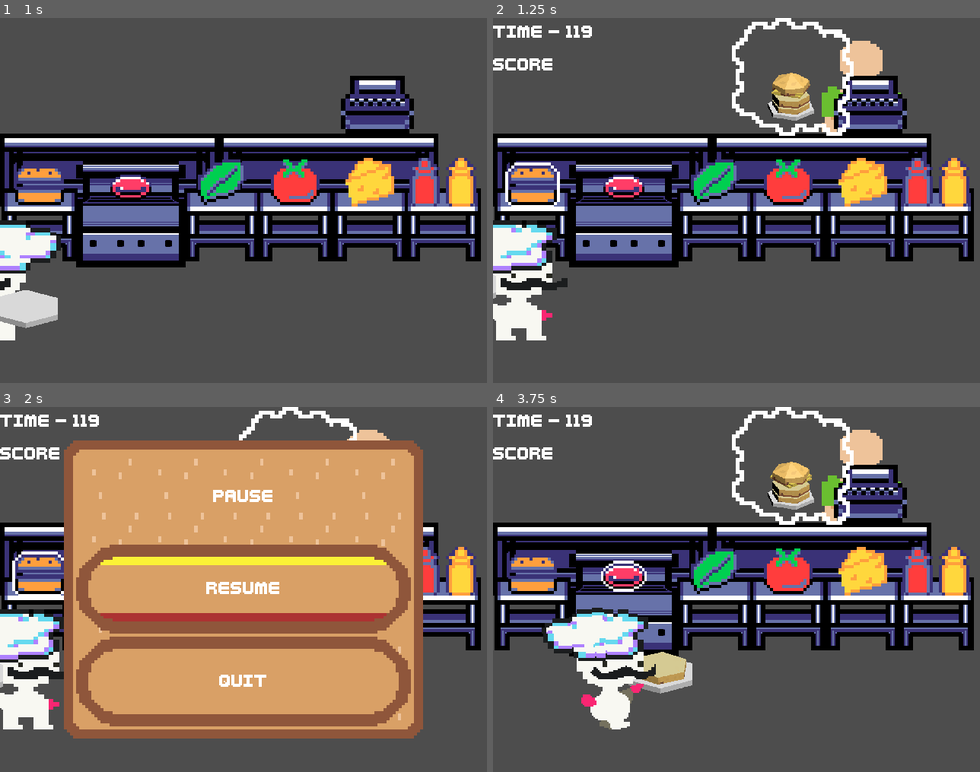
Above: before the commit, frames 1-4 (two rows, left to right).
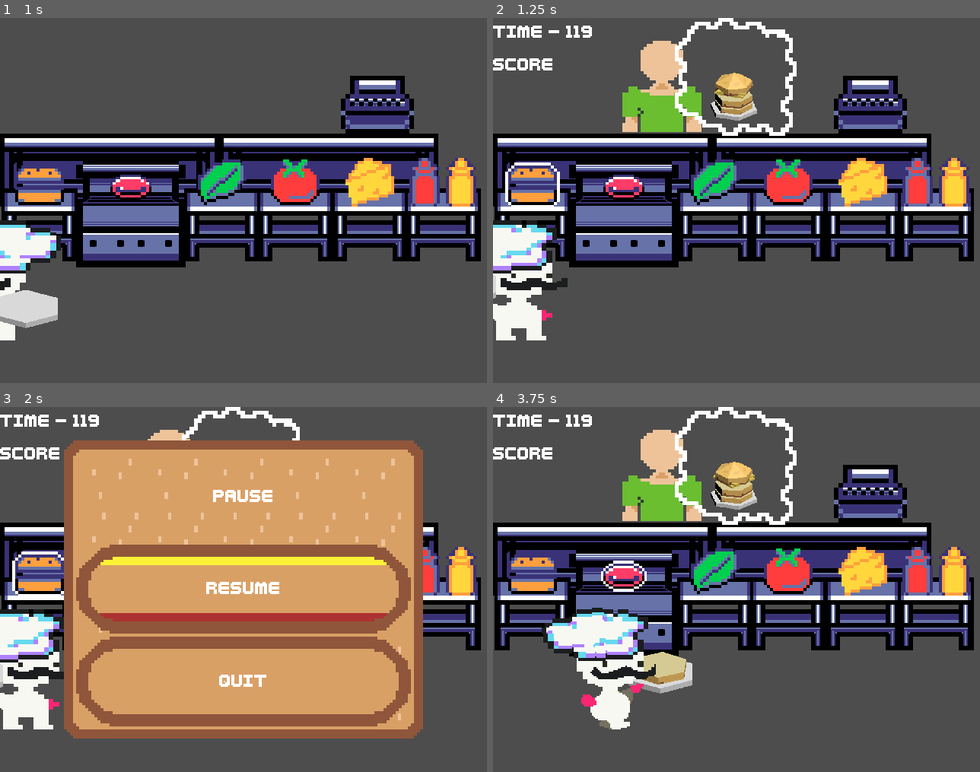
Above: after the commit, the same moments.

Repository: LettucePie/burgert
Game: Godot game, scene res://scenes/play.tscn
Two runs of this game, one before a commit and one after it. Both use one fixed random seed, a clock stepped at 60 frames per second and the inputs below.
Inputs:
- Up to frame 1 (1 s): click "Play" at 0.5 s
- Up to frame 2 (1.25 s): no input
- Up to frame 3 (2 s): tap Enter (menu) at 1.25 s; hold Right (right) from 1.28 s (still down); tap Z (confirm) at 1.35 s
- Up to frame 4 (3.75 s): release Right (right) at 2.03 s; hold Down (down) 2.03-2.75 s; tap C (special1) at 2.1 s; click "RESUME" at 2.75 s; hold Right (right) from 3.53 s (still down); tap Z (confirm) at 3.6 s

Frame 1 is identical in both runs. In frame 2, 7.4% of the frame differs, in the area x 26-84%, y 0-33%; in frame 3, 1.2%; in frame 4, 7.5%.

Commit message:
added line target

Diff:
--- a/scenes/game/game.gd
+++ b/scenes/game/game.gd
@@ -58,8 +58,7 @@
 func make_new_order():
 	current_order.clear()
 	current_order = generate_order(1)
-	#current_order_position = randi_range(0, 3)
-	current_order_position = 3
+	current_order_position = randi_range(0, 3)
 	hud.push_burger_build(current_order, current_order_position)
 	chef.order_size = current_order.size()
 	print("TODO replace with throw-away burger anim + function")
@@ -107,4 +106,8 @@
 
 
 func _on_chef_submit_burger():
-	print("Submit Target on correct spot: ", submit.current_area_idx == current_order_position)
+	if submit.current_area_idx == current_order_position:
+		print("Successful Throw")
+	else:
+		print("Failed Throw")
+	chef.current_burger.refresh_plate()
--- a/scenes/game/game.tscn
+++ b/scenes/game/game.tscn
@@ -40,6 +40,7 @@
 shape = SubResource("CircleShape2D_p5ec3")
 
 [node name="Line2D" type="Line2D" parent="submit"]
+texture_repeat = 2
 texture = ExtResource("4_qu4ek")
 texture_mode = 1
 
--- a/scenes/game/submit.gd
+++ b/scenes/game/submit.gd
@@ -5,6 +5,7 @@
 @export var x_min : float = 10
 @export var x_max : float = 630
 @onready var target : Node2D = $crosshair
+@onready var line : Line2D = $Line2D
 
 
 var playing : bool = false
@@ -12,6 +13,7 @@
 var spot_areas : Array[Area2D] = []
 var current_area : Area2D = null
 var current_area_idx : int = -1
+var start_pos_x : float = 0
 
 
 func _ready():
@@ -28,6 +30,10 @@
 			travel = -1
 		elif new_pos <= x_min:
 			travel = 1
+		var points : PackedVector2Array = [
+			Vector2(start_pos_x, 328), Vector2(new_pos, 78)
+		]
+		line.points = points
 
 
 func set_playing(tf : bool, start_pos : float):
@@ -37,6 +43,7 @@
 	current_area = null
 	if tf:
 		target.position.x = start_pos
+		start_pos_x = start_pos
 		travel = 1
 	else:
 		current_area_idx = -1
